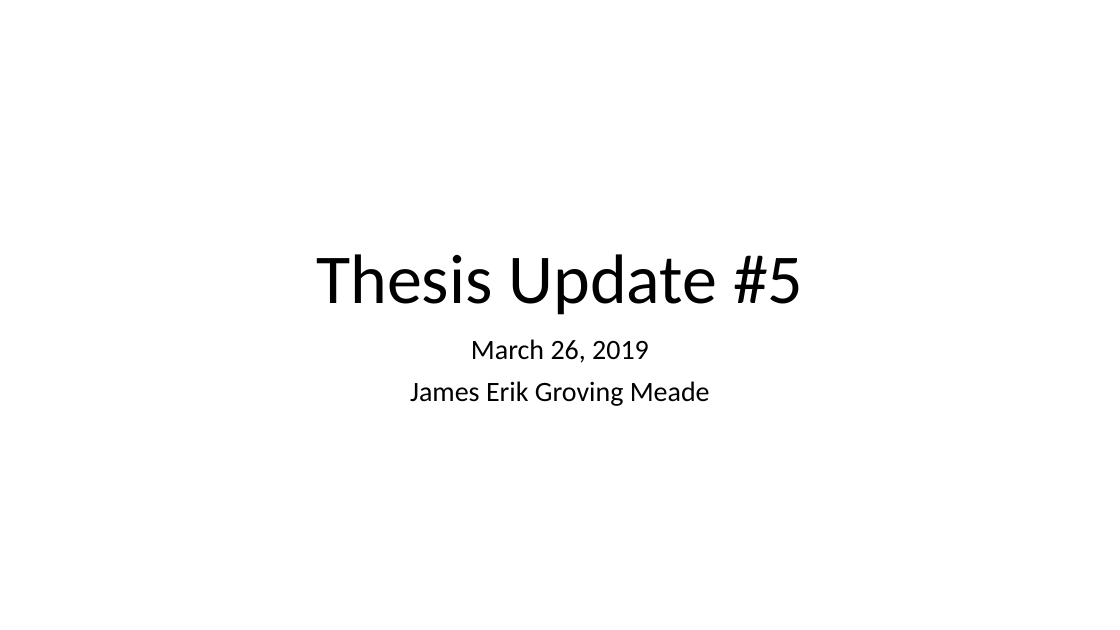
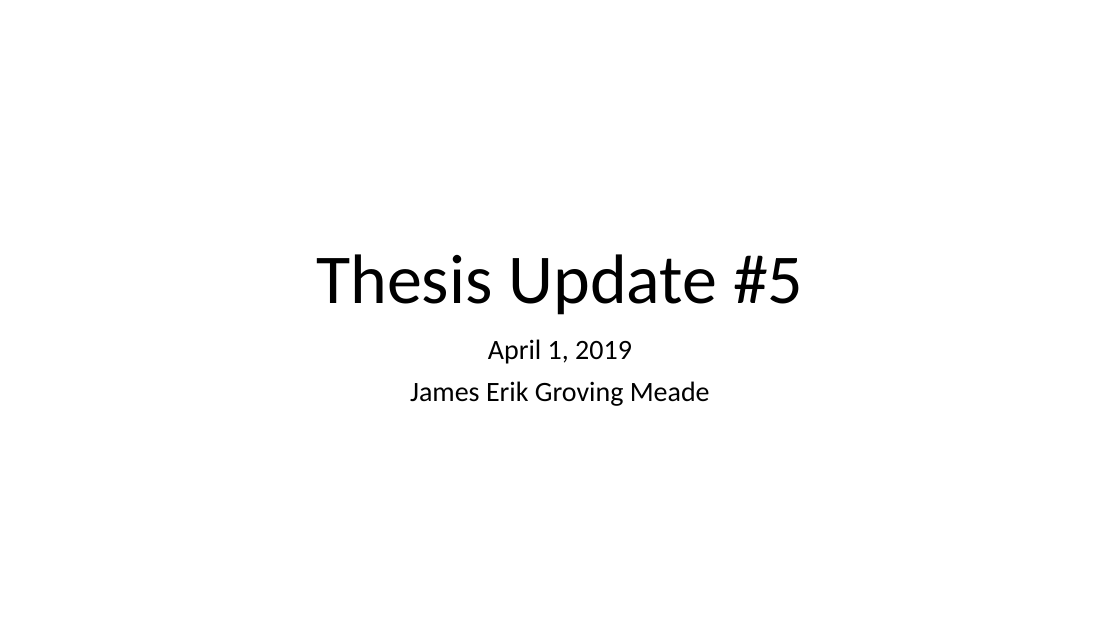
Before and after one commit to erikgroving/NeuralNetworkHardwareAccelerator, a slide deck: slide 1 of WeeklyPresentations/update5_04_01.pptx. Drawn at 1120x630 pixels with LibreOffice and Linux fonts; fonts in the diff are those of the drawing. Boxes give left, top, right and bottom in pixels: in the first picture for what was removed or moved away, otherwise in the second. Text is boxed around its words. In the diff, an @@ line names an element or a change of style, - is before the commit and + after.

```diff
--- a/WeeklyPresentations/update5_04_01.pptx
+++ b/WeeklyPresentations/update5_04_01.pptx
@@ subtitle at (488,339,632,364): text changed @@
-March 26, 2019
+April 1, 2019
```
Also in this commit, not shown: 4 other slides changed, 5 slides added.
